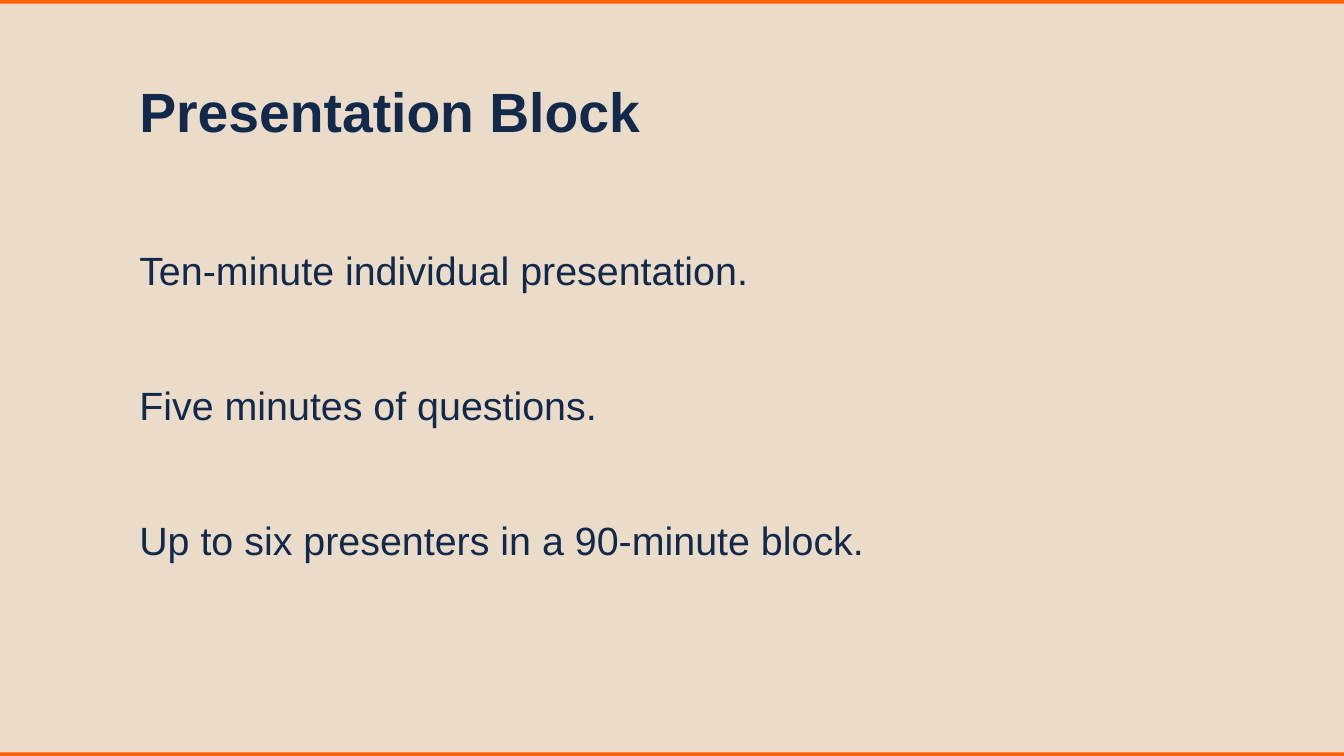
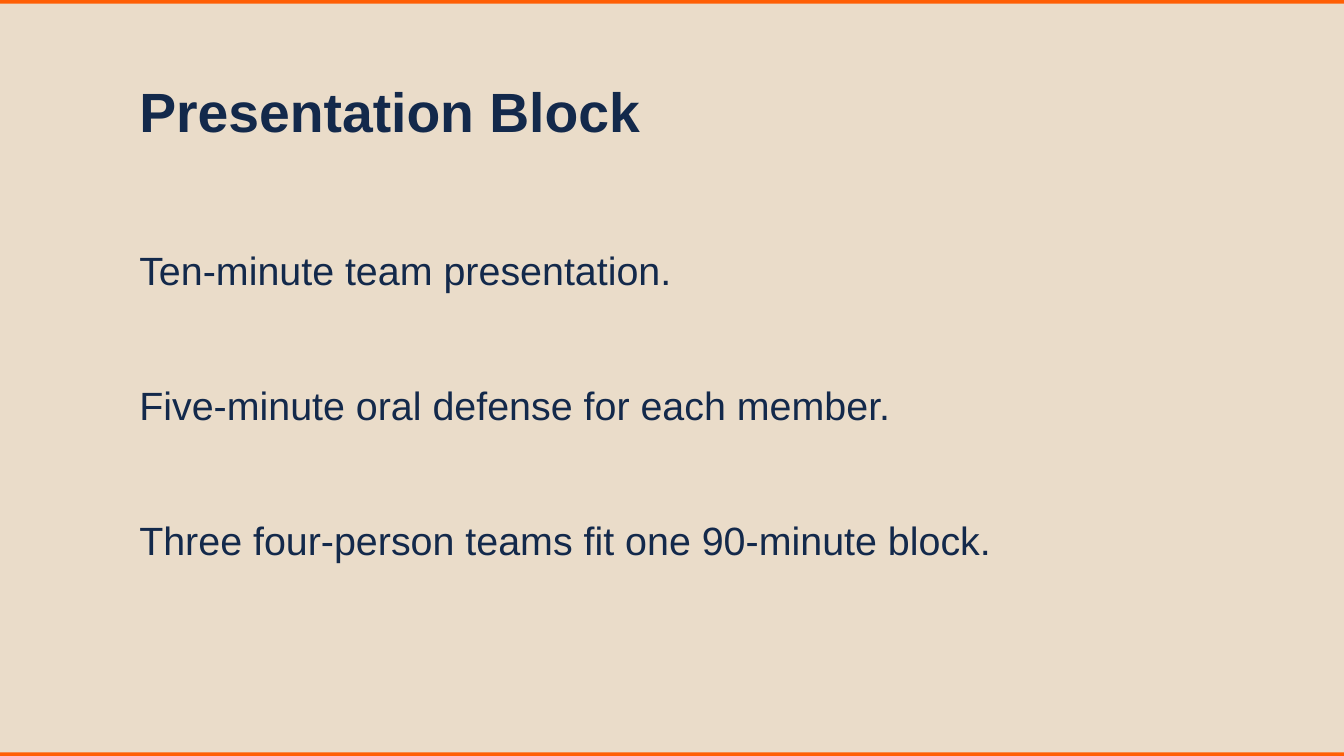
Before and after one commit to nene88991999/MSBAi_QuantumCognition, a slide deck: slide 2 of 03_Live_Sessions/M4S1_Audit_Presentations_and_Oral_Defense.pptx. Drawn at 1344x756 pixels with LibreOffice and Linux fonts; fonts in the diff are those of the drawing. Boxes give left, top, right and bottom in pixels: in the first picture for what was removed or moved away, otherwise in the second. Text is boxed around its words. In the diff, an @@ line names an element or a change of style, - is before the commit and + after.

Commit message:
Align Part 1 materials with team project, individual defenses, and 50% course weighting

```diff
--- a/03_Live_Sessions/M4S1_Audit_Presentations_and_Oral_Defense.pptx
+++ b/03_Live_Sessions/M4S1_Audit_Presentations_and_Oral_Defense.pptx
@@ text at box(139, 256, 672, 293): text changed @@
-Ten-minute individual presentation.
+Ten-minute team presentation.
@@ text at box(139, 391, 890, 421): text changed @@
-Five minutes of questions.
+Five-minute oral defense for each member.
@@ text at box(139, 526, 991, 563): text changed @@
-Up to six presenters in a 90-minute block.
+Three four-person teams fit one 90-minute block.
```
Also in this commit, not shown: 1 other slide changed, 51 other files.
